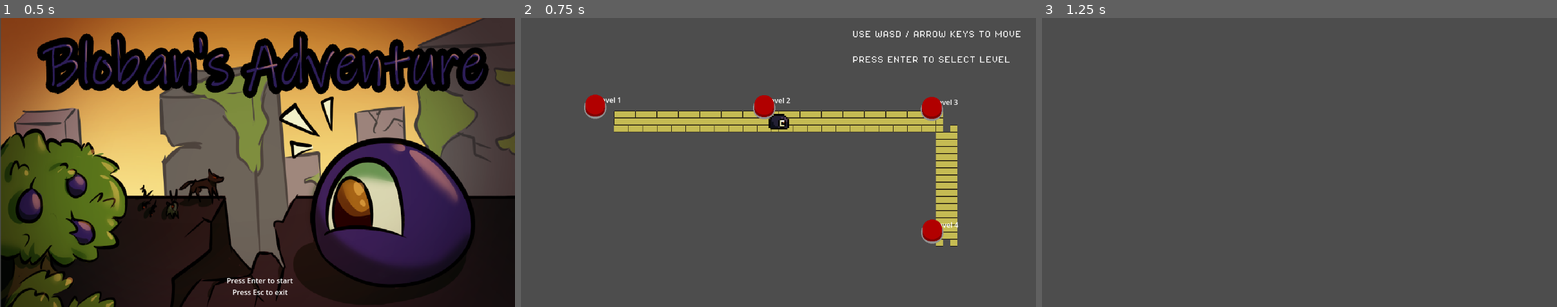
Above: before the commit, frames 1-3 (left to right).
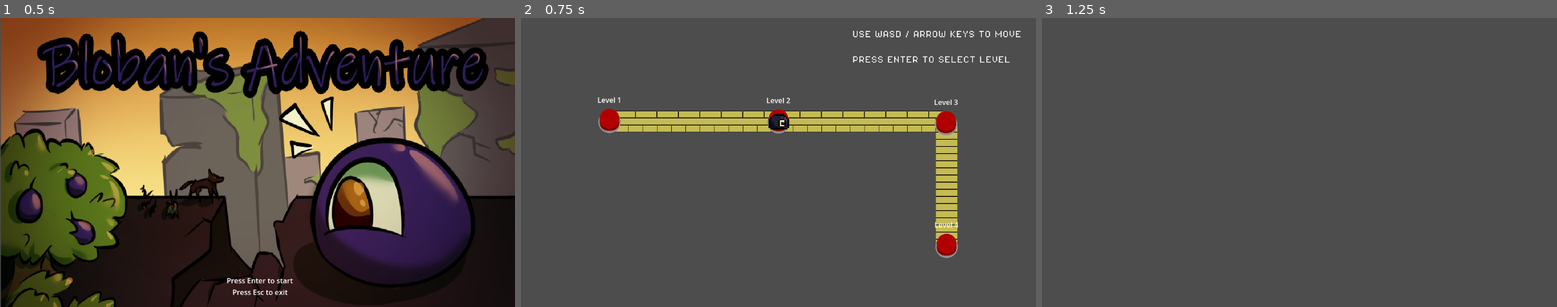
Above: after the commit, the same moments.

Repository: MelonPopGames/GMTK2024
Game: Godot game, scene res://scenes/game_screens/start_screen.tscn
Same seed, same stepped clock (60 frames per second), same inputs: the game is played once before the commit and once after it.
Inputs:
- Up to frame 1 (0.5 s): no input
- Up to frame 2 (0.75 s): tap Enter (ui_accept) at 0.5 s; hold D (MoveRight) from 0.53 s (still down); tap K (ZoomDefault) at 0.6 s
- Up to frame 3 (1.25 s): keep holding D (MoveRight); tap Space (Jump) at 0.77 s

Frame 1 is identical in both runs. In frame 2, 2.1% of the frame differs, in the area x 12-85%, y 26-84%; in frame 3, nothing differs.

Commit message:
hell

Diff:
--- a/scenes/game_screens/level_icon.tscn
+++ b/scenes/game_screens/level_icon.tscn
@@ -20,4 +20,5 @@
 horizontal_alignment = 1
 
 [node name="Sprite2D" type="Sprite2D" parent="."]
+position = Vector2(32, 32)
 texture = ExtResource("2_8read")
--- a/scripts/level_icon.gd
+++ b/scripts/level_icon.gd
@@ -1,8 +1,6 @@
 @tool
 extends Control
 class_name LevelIcon
-
-@onready var sprite: Sprite2D = $Sprite2D
 
 @export var level_name = "1"
 @export_file("*.tscn") var next_scene_path: String
